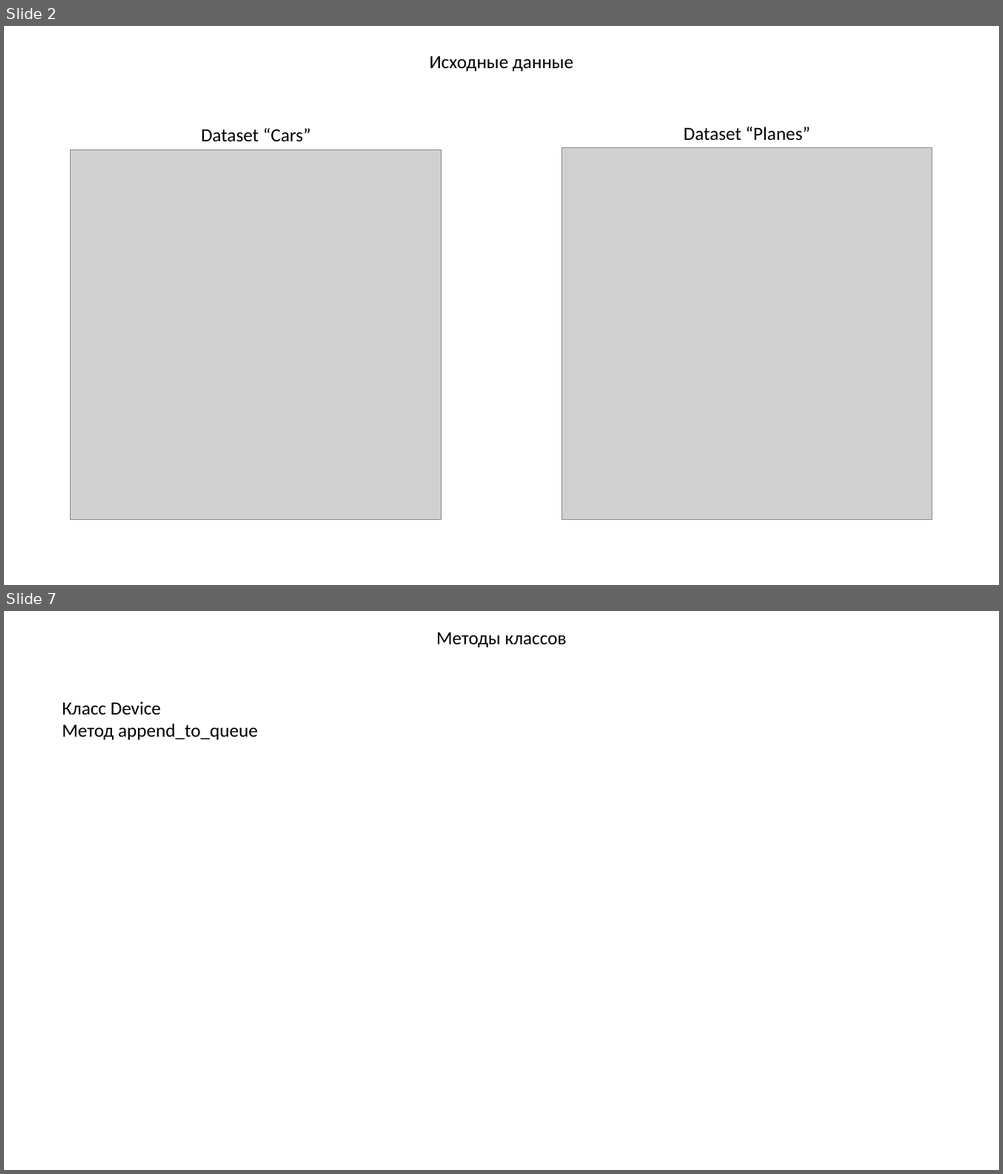
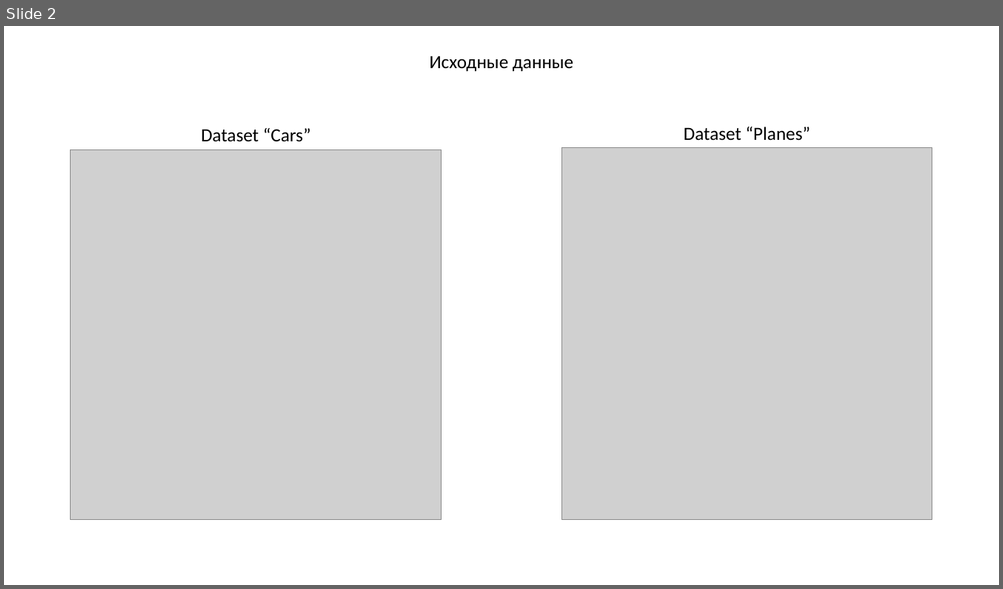
Before and after one commit to KanVull/Kursach-8Sem, a slide deck: Презентация.pptx. Shown one above the other, each under a label of ours: slides 2 and 7 before the commit, slide 2 after it; the slides between them are not shown. The pictures are 1003x1174 and 1003x589 pixels, drawn with LibreOffice and Linux fonts; fonts in the diff are those of the drawing; grey boxes stand for pictures. Boxes give left, top, right and bottom in pixels: in the first picture for what was removed or moved away, otherwise in the second. Text is boxed around its words. In the diff, an @@ line names an element or a change of style, - is before the commit and + after.

```diff
--- a/Презентация.pptx
+++ b/Презентация.pptx
@@ slide 7 removed at [4, 611, 999, 1170], background #FFFFFF @@
@@ text removed at [436, 632, 566, 647] @@
-Методы классов
@@ text removed at [62, 701, 258, 740] @@
-Класс Device
-Метод append_to_queue
```
Also in this commit, not shown: 1 slide changed, 6 slides added, 13 other slides removed, 4 other files.
